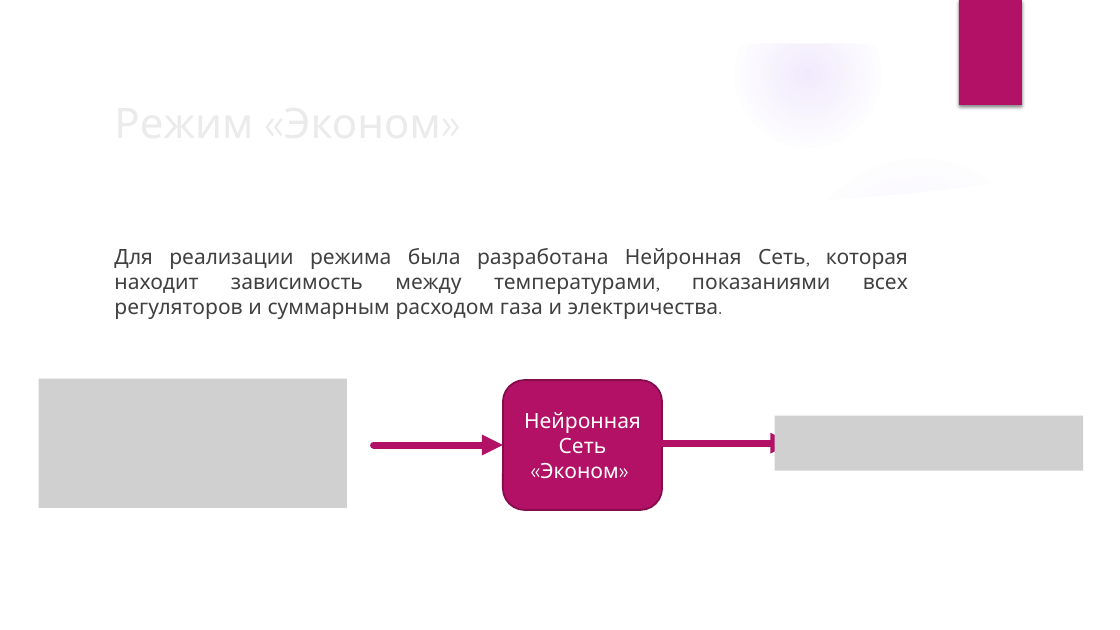
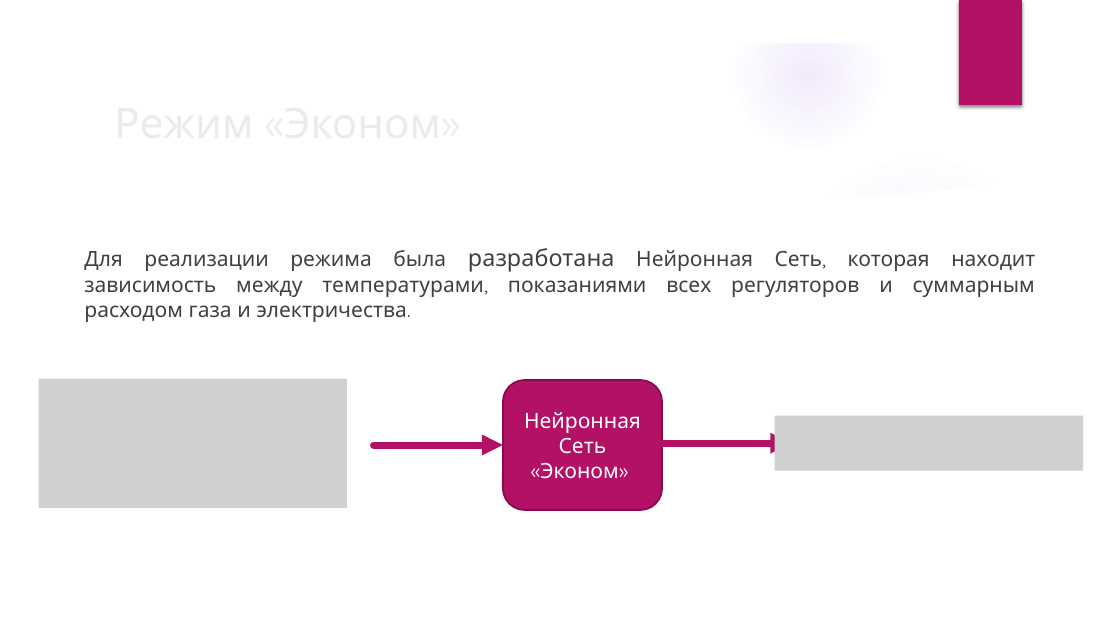
Before and after one commit to Corvin71/neuro-hack, a slide deck: slide 9 of present.pptx. Drawn at 1120x630 pixels with LibreOffice and Linux fonts; fonts in the diff are those of the drawing; grey boxes stand for pictures; background and template pictures are left out. Boxes give left, top, right and bottom in pixels: in the first picture for what was removed or moved away, otherwise in the second. Text is boxed around its words. In the diff, an @@ line names an element or a change of style, - is before the commit and + after.

```diff
--- a/present.pptx
+++ b/present.pptx
@@ text "Для реализации режима была разработана ...": place and size @@
-text "Для реализации режима была разработана ..." at box(114, 248, 908, 319)
+text "Для реализации режима была разработана ..." at box(84, 248, 1035, 322)
@@ text "Для реализации режима была разработана ..." at box(84, 248, 1035, 322): size 18 to 20 pt in "разработана" @@
```
Also in this commit, not shown: 11 other slides changed, 2 slides added, 1 slide removed, 2 other files.
